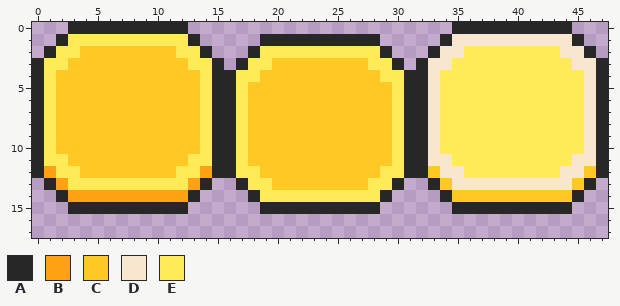
Edited in one commit: pixel-art file (resources/sprites/GUI/theme/reward_button_background.aseprite). Above is the file before it was changed.
48x32 pixels, 1 frame. Shown: x 0..47, y 0..17.
Palette (. is transparent): A #272727  B #ffa214  C #ffc825  D #f9e6cf  E #ffeb57
Pixels before, first column x 0:
 0 ...AAAAAAAAAA......................AAAAAAAAAA...
 1 ..AEEEEEEEEEEA.....AAAAAAAAAA.....ADDDDDDDDDDA..
 2 .AEECCCCCCCCEEA...AEEEEEEEEEEA...ADDEEEEEEEEDDA.
 3 AEECCCCCCCCCCEEA.AEECCCCCCCCEEA.ADDEEEEEEEEEEDDA
 4 AECCCCCCCCCCCCEAAEECCCCCCCCCCEEAADEEEEEEEEEEEEDA
 5 AECCCCCCCCCCCCEAAECCCCCCCCCCCCEAADEEEEEEEEEEEEDA
 6 AECCCCCCCCCCCCEAAECCCCCCCCCCCCEAADEEEEEEEEEEEEDA
 7 AECCCCCCCCCCCCEAAECCCCCCCCCCCCEAADEEEEEEEEEEEEDA
 8 AECCCCCCCCCCCCEAAECCCCCCCCCCCCEAADEEEEEEEEEEEEDA
 9 AECCCCCCCCCCCCEAAECCCCCCCCCCCCEAADEEEEEEEEEEEEDA
10 AECCCCCCCCCCCCEAAECCCCCCCCCCCCEAADEEEEEEEEEEEEDA
11 AEECCCCCCCCCCEEAAECCCCCCCCCCCCEAADDEEEEEEEEEEDDA
12 ABEECCCCCCCCEEBAAEECCCCCCCCCCEEAACDDEEEEEEEEDDCA
13 .ABEEEEEEEEEEBA..AEECCCCCCCCEEA..ACDDDDDDDDDDCA.
14 ..ABBBBBBBBBBA....AEEEEEEEEEEA....ACCCCCCCCCCA..
15 ...AAAAAAAAAA......AAAAAAAAAA......AAAAAAAAAA...
The result:
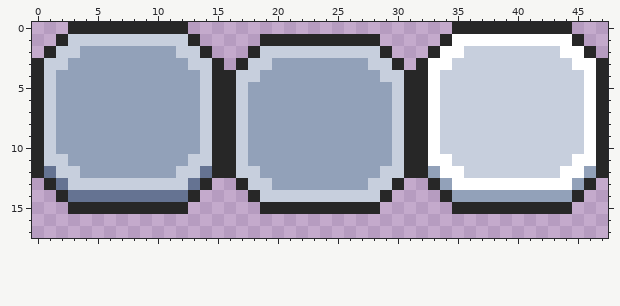
Difference:
colour B: #ffa214 -> #657392
colour C: #ffc825 -> #92a1b9
colour D: #f9e6cf -> #ffffff
colour E: #ffeb57 -> #c7cfdd
